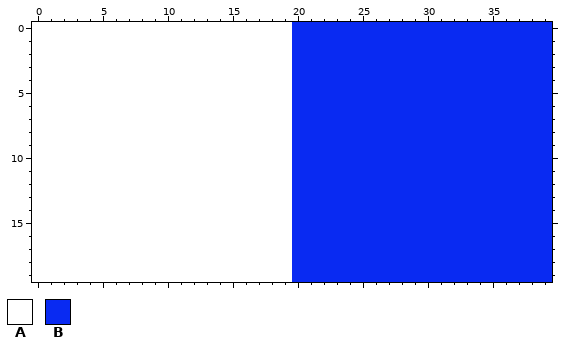
Pixel-art sprite -- src/assets/images/basic_tileset.png. The first picture shows the starting point.
The file is 40x20 pixels. Colours within 5 levels of each other are drawn and written as one.
Palette (. is transparent): A #ffffff  B #092af2
Pixels before, first column x 0:
 0 AAAAAAAAAAAAAAAAAAAABBBBBBBBBBBBBBBBBBBB
 1 AAAAAAAAAAAAAAAAAAAABBBBBBBBBBBBBBBBBBBB
 2 AAAAAAAAAAAAAAAAAAAABBBBBBBBBBBBBBBBBBBB
 3 AAAAAAAAAAAAAAAAAAAABBBBBBBBBBBBBBBBBBBB
 4 AAAAAAAAAAAAAAAAAAAABBBBBBBBBBBBBBBBBBBB
 5 AAAAAAAAAAAAAAAAAAAABBBBBBBBBBBBBBBBBBBB
 6 AAAAAAAAAAAAAAAAAAAABBBBBBBBBBBBBBBBBBBB
 7 AAAAAAAAAAAAAAAAAAAABBBBBBBBBBBBBBBBBBBB
 8 AAAAAAAAAAAAAAAAAAAABBBBBBBBBBBBBBBBBBBB
 9 AAAAAAAAAAAAAAAAAAAABBBBBBBBBBBBBBBBBBBB
10 AAAAAAAAAAAAAAAAAAAABBBBBBBBBBBBBBBBBBBB
11 AAAAAAAAAAAAAAAAAAAABBBBBBBBBBBBBBBBBBBB
12 AAAAAAAAAAAAAAAAAAAABBBBBBBBBBBBBBBBBBBB
13 AAAAAAAAAAAAAAAAAAAABBBBBBBBBBBBBBBBBBBB
14 AAAAAAAAAAAAAAAAAAAABBBBBBBBBBBBBBBBBBBB
15 AAAAAAAAAAAAAAAAAAAABBBBBBBBBBBBBBBBBBBB
16 AAAAAAAAAAAAAAAAAAAABBBBBBBBBBBBBBBBBBBB
17 AAAAAAAAAAAAAAAAAAAABBBBBBBBBBBBBBBBBBBB
18 AAAAAAAAAAAAAAAAAAAABBBBBBBBBBBBBBBBBBBB
19 AAAAAAAAAAAAAAAAAAAABBBBBBBBBBBBBBBBBBBB
And afterwards:
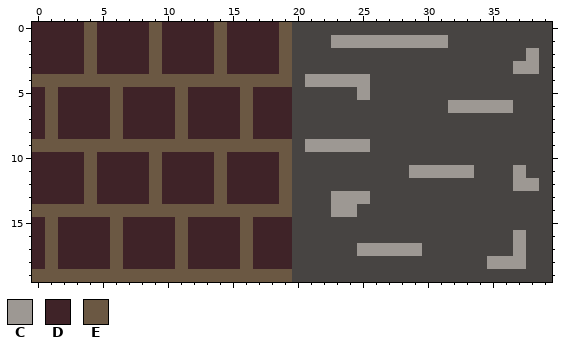
Colours new in this view: C #9d9893  D #3f2328  E #6b5843
The edit:
{"colour":"B","old":"#092af2","new":"#474442"}
{"y":0,"x":0,"old":"AAAAAAAAAAAAAAAAAAAA","new":"DDDDEDDDDEDDDDEDDDDE"}
{"y":1,"x":0,"old":"AAAAAAAAAAAAAAAAAAAA","new":"DDDDEDDDDEDDDDEDDDDE"}
{"y":1,"x":23,"old":"BBBBBBBBB","new":"CCCCCCCCC"}
{"y":2,"x":0,"old":"AAAAAAAAAAAAAAAAAAAA","new":"DDDDEDDDDEDDDDEDDDDE"}
{"y":2,"x":38,"old":"B","new":"C"}
{"y":3,"x":0,"old":"AAAAAAAAAAAAAAAAAAAA","new":"DDDDEDDDDEDDDDEDDDDE"}
{"y":3,"x":37,"old":"BB","new":"CC"}
{"y":4,"x":0,"old":"AAAAAAAAAAAAAAAAAAAA","new":"EEEEEEEEEEEEEEEEEEEE"}
{"y":4,"x":21,"old":"BBBBB","new":"CCCCC"}
{"y":5,"x":0,"old":"AAAAAAAAAAAAAAAAAAAA","new":"DEDDDDEDDDDEDDDDEDDD"}
{"y":5,"x":25,"old":"B","new":"C"}
{"y":6,"x":0,"old":"AAAAAAAAAAAAAAAAAAAA","new":"DEDDDDEDDDDEDDDDEDDD"}
{"y":6,"x":32,"old":"BBBBB","new":"CCCCC"}
{"y":7,"x":0,"old":"AAAAAAAAAAAAAAAAAAAA","new":"DEDDDDEDDDDEDDDDEDDD"}
{"y":8,"x":0,"old":"AAAAAAAAAAAAAAAAAAAA","new":"DEDDDDEDDDDEDDDDEDDD"}
{"y":9,"x":0,"old":"AAAAAAAAAAAAAAAAAAAA","new":"EEEEEEEEEEEEEEEEEEEE"}
{"y":9,"x":21,"old":"BBBBB","new":"CCCCC"}
{"y":10,"x":0,"old":"AAAAAAAAAAAAAAAAAAAA","new":"DDDDEDDDDEDDDDEDDDDE"}
{"y":11,"x":0,"old":"AAAAAAAAAAAAAAAAAAAA","new":"DDDDEDDDDEDDDDEDDDDE"}
{"y":11,"x":29,"old":"BBBBB","new":"CCCCC"}
{"y":11,"x":37,"old":"B","new":"C"}
{"y":12,"x":0,"old":"AAAAAAAAAAAAAAAAAAAA","new":"DDDDEDDDDEDDDDEDDDDE"}
{"y":12,"x":37,"old":"BB","new":"CC"}
{"y":13,"x":0,"old":"AAAAAAAAAAAAAAAAAAAA","new":"DDDDEDDDDEDDDDEDDDDE"}
{"y":13,"x":23,"old":"BBB","new":"CCC"}
{"y":14,"x":0,"old":"AAAAAAAAAAAAAAAAAAAA","new":"EEEEEEEEEEEEEEEEEEEE"}
{"y":14,"x":23,"old":"BB","new":"CC"}
{"y":15,"x":0,"old":"AAAAAAAAAAAAAAAAAAAA","new":"DEDDDDEDDDDEDDDDEDDD"}
{"y":16,"x":0,"old":"AAAAAAAAAAAAAAAAAAAA","new":"DEDDDDEDDDDEDDDDEDDD"}
{"y":16,"x":37,"old":"B","new":"C"}
{"y":17,"x":0,"old":"AAAAAAAAAAAAAAAAAAAA","new":"DEDDDDEDDDDEDDDDEDDD"}
{"y":17,"x":25,"old":"BBBBB","new":"CCCCC"}
{"y":17,"x":37,"old":"B","new":"C"}
{"y":18,"x":0,"old":"AAAAAAAAAAAAAAAAAAAA","new":"DEDDDDEDDDDEDDDDEDDD"}
{"y":18,"x":35,"old":"BBB","new":"CCC"}
{"y":19,"x":0,"old":"AAAAAAAAAAAAAAAAAAAA","new":"EEEEEEEEEEEEEEEEEEEE"}
{"label":"changed","picture_box":[32,22,552,282]}
